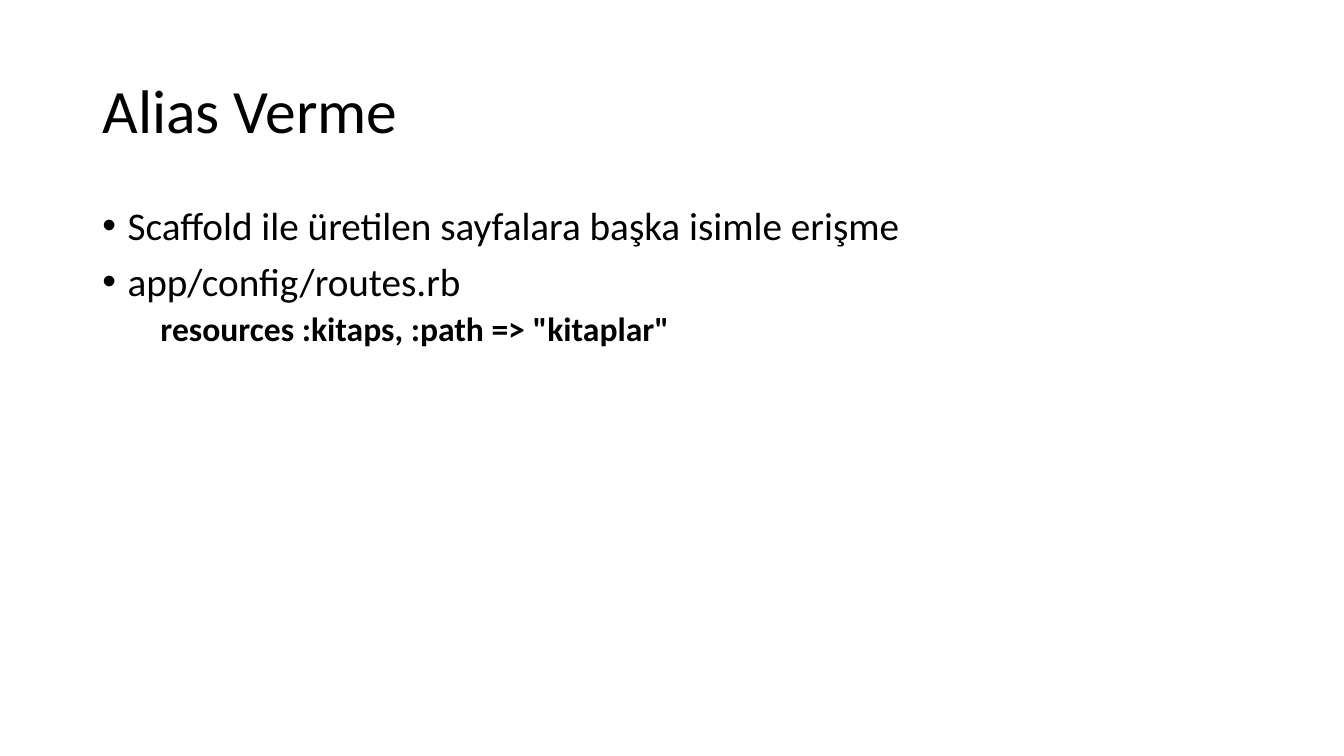
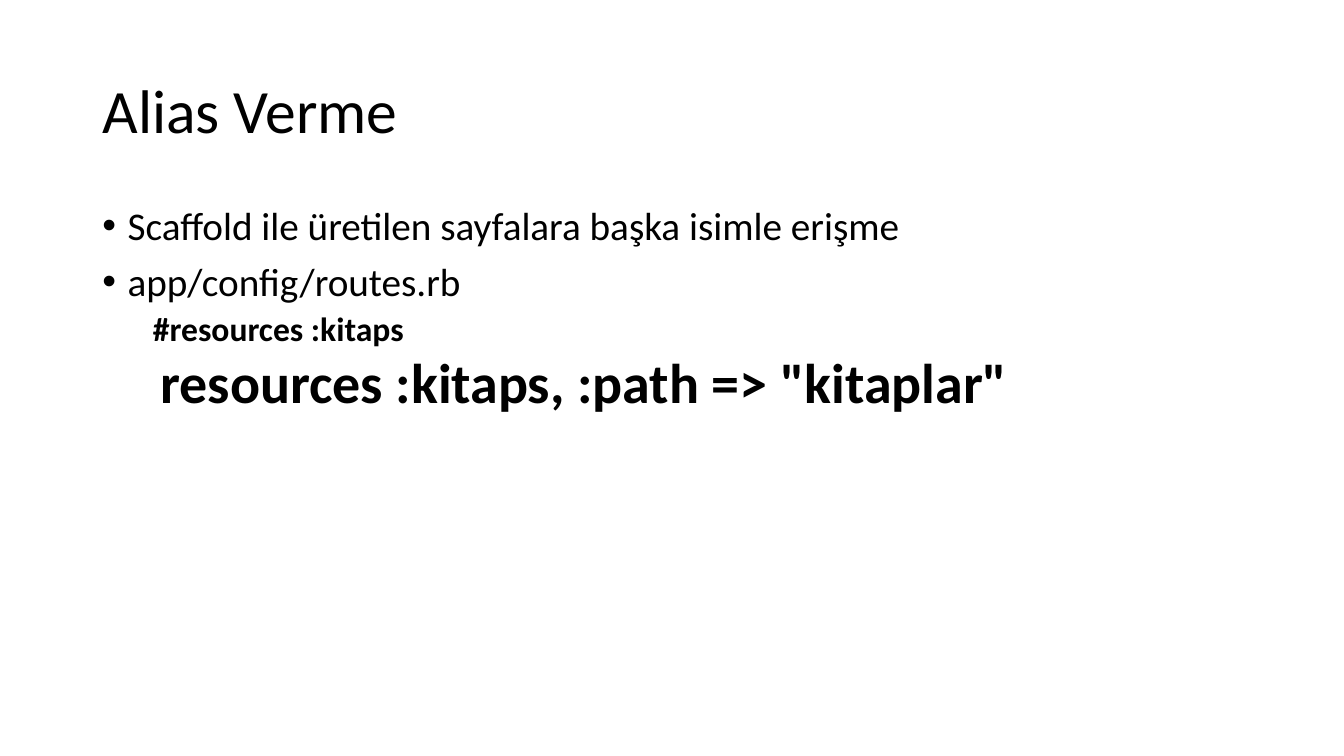
Before and after one commit to gorkemcakici/Web-Programlama, a slide deck: slide 3 of H7/Gemfile.pptx. Drawn at 1344x756 pixels with LibreOffice and Linux fonts; fonts in the diff are those of the drawing. Boxes give left, top, right and bottom in pixels: in the first picture for what was removed or moved away, otherwise in the second. Text is boxed around its words. In the diff, an @@ line names an element or a change of style, - is before the commit and + after.

```diff
--- a/H7/Gemfile.pptx
+++ b/H7/Gemfile.pptx
@@ text at box(153, 317, 404, 347): paragraph added @@
+  #resources :kitaps
@@ text at box(160, 363, 1007, 412): size 24 to 40 pt in "resources :kitaps, :path => "kitaplar"" @@
```
Also in this commit, not shown: 2 other slides changed.
